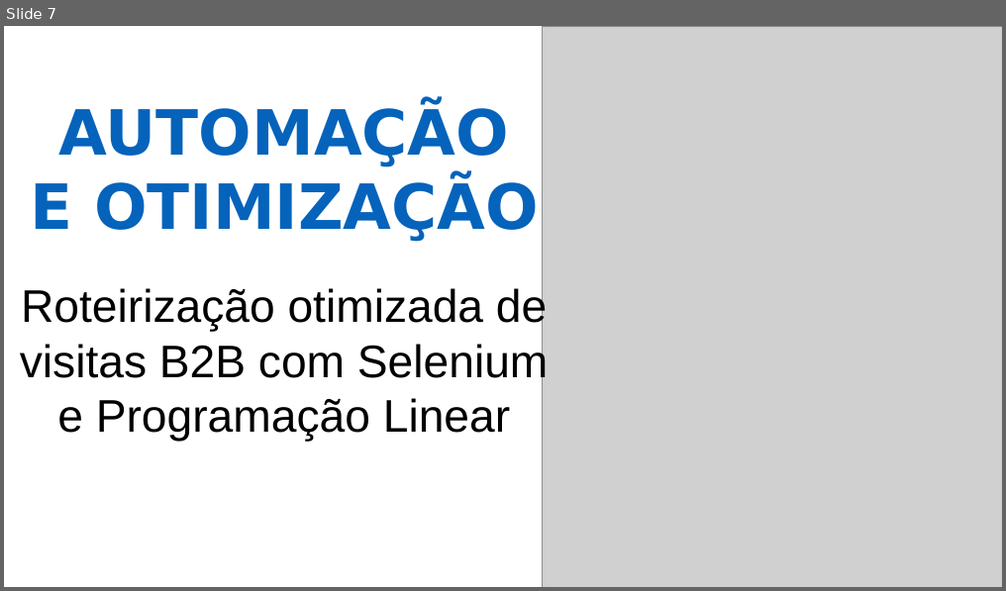
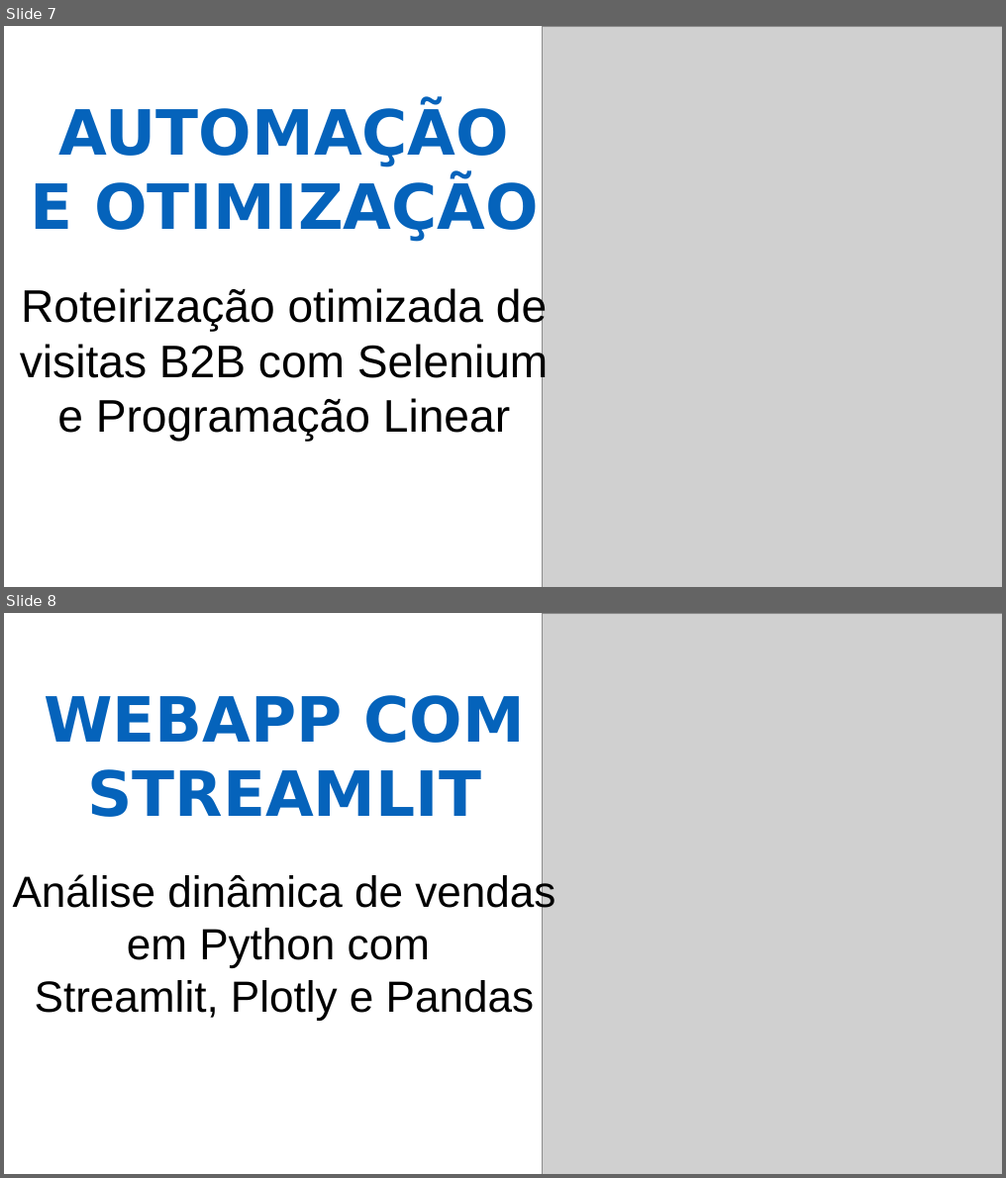
Before and after one commit to diassmatheus/diassmatheus.github.io, a slide deck: assets/img/portfolio/cards-portifolio.pptx. Shown one above the other, each under a label of ours: slide 7 before the commit, slides 7 and 8 after it. The pictures are 1006x591 and 1006x1178 pixels, drawn with LibreOffice and Linux fonts; fonts in the diff are those of the drawing; grey boxes stand for pictures. Boxes give left, top, right and bottom in pixels: in the first picture for what was removed or moved away, otherwise in the second. Text is boxed around its words. In the diff, an @@ line names an element or a change of style, - is before the commit and + after.

```diff
--- a/assets/img/portfolio/cards-portifolio.pptx
+++ b/assets/img/portfolio/cards-portifolio.pptx
@@ slide 8 added at <box>4,613,1002,1174</box>, background #FFFFFF @@
@@ picture added at <box>543,613,1002,1174</box> @@
@@ text added at <box>44,695,525,817</box>, 60 pt, text #0563BB, bold @@
+WEBAPP COM STREAMLIT
@@ text added at <box>13,872,555,1021</box>, 42 pt, text #000000 @@
+Análise dinâmica de vendas em Python com
+Streamlit, Plotly e Pandas
```
Also in this commit, not shown: 2 other files.
